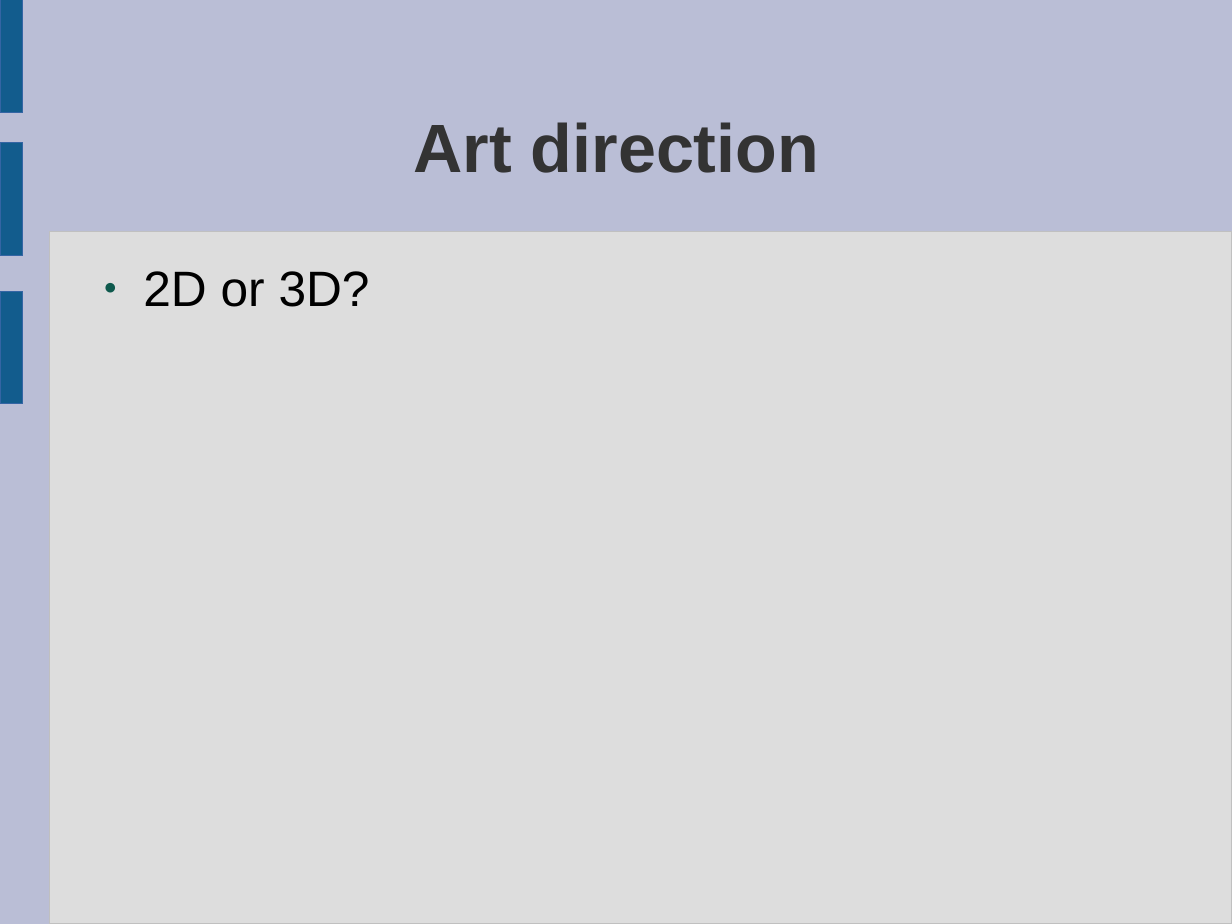
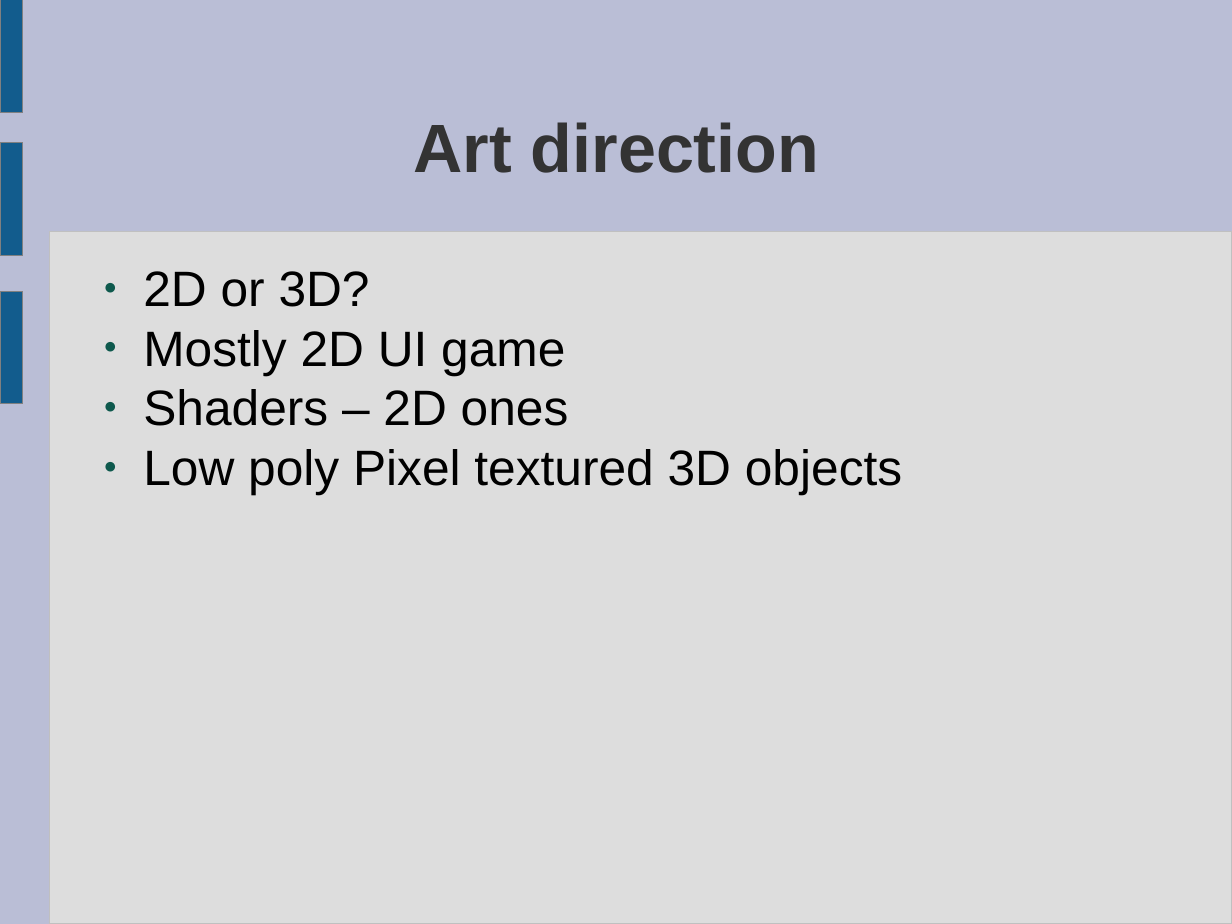
Before and after one commit to ktosox/JingleGameJam2024, a slide deck: slide 3 of GDD.odp. Drawn at 1232x924 pixels with LibreOffice and Linux fonts; fonts in the diff are those of the drawing. Boxes give left, top, right and bottom in pixels: in the first picture for what was removed or moved away, otherwise in the second. Text is boxed around its words. In the diff, an @@ line names an element or a change of style, - is before the commit and + after.

Commit message:
added a window for rotating 3D objects
also GDD stuff

```diff
--- a/GDD.odp
+++ b/GDD.odp
@@ outline #3465A4 0 pt to #808080 0 pt in 3 elements at bbox=[0, 0, 22, 112], bbox=[0, 291, 22, 402], bbox=[0, 143, 22, 255] @@
@@ text at bbox=[143, 330, 902, 494]: paragraphs added @@
+● Mostly 2D UI game
+● Shaders – 2D ones
+● Low poly Pixel textured 3D objects
```
Also in this commit, not shown: 2 other slides changed, 6 slides added, 3 other files.
